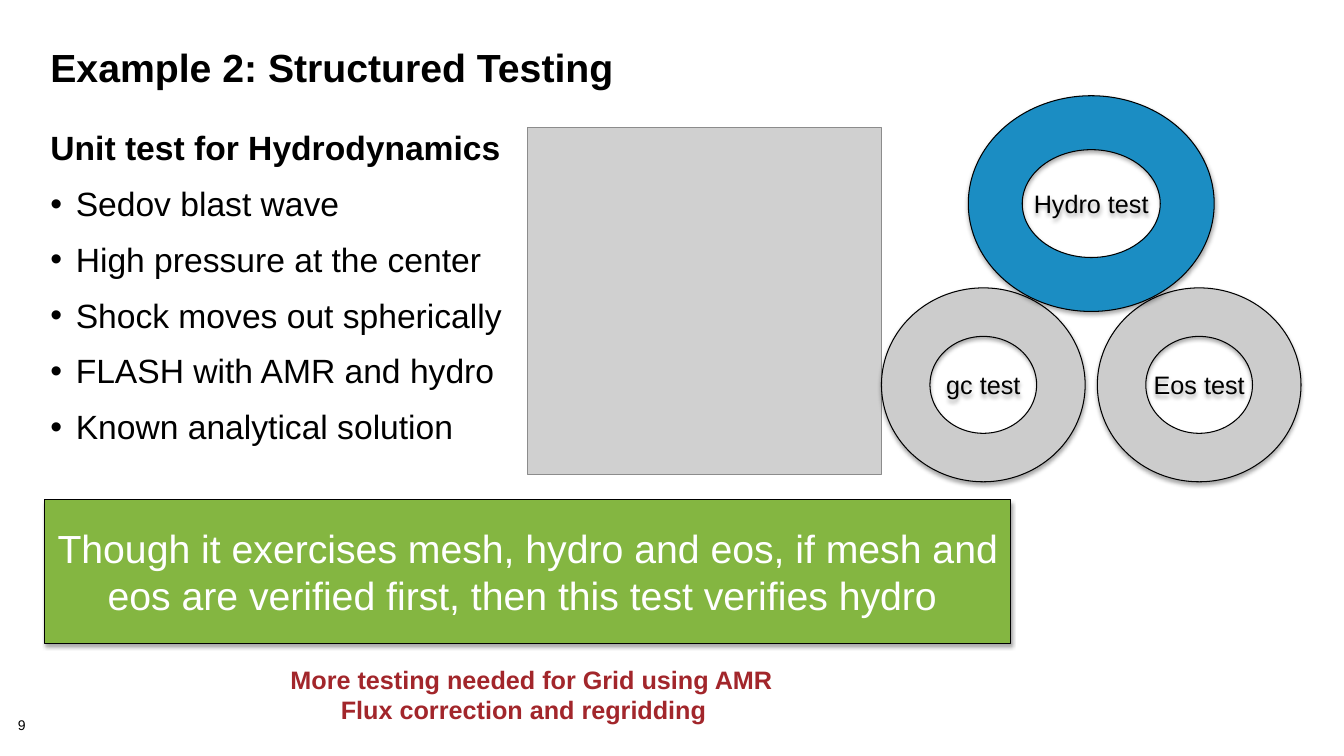
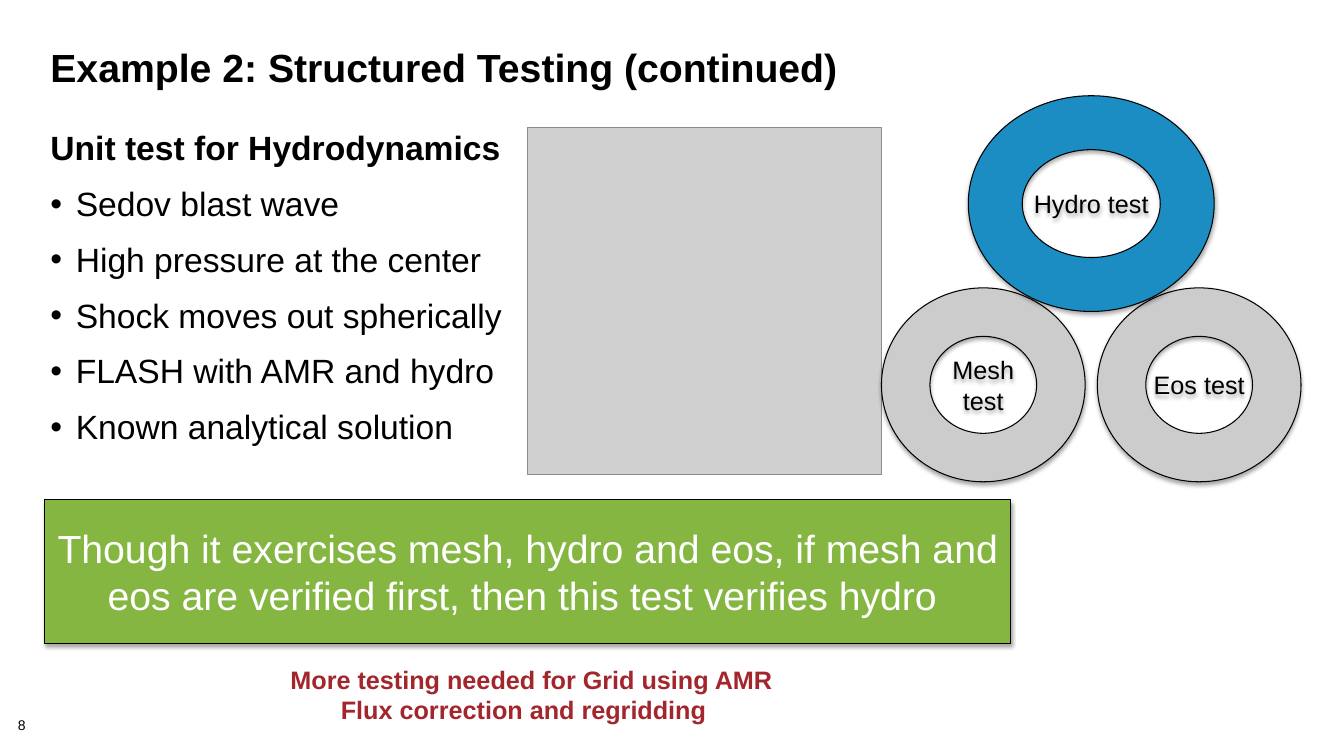
Before and after one commit to bssw-tutorial/presentations, a slide deck: slide 8 of final-presentations/2021-04-12-ecpam/03-testing2.pptx (slide 9 before the commit). Drawn at 1344x756 pixels with LibreOffice and Linux fonts; fonts in the diff are those of the drawing; grey boxes stand for pictures; background and template pictures are left out. Boxes give left, top, right and bottom in pixels: in the first picture for what was removed or moved away, otherwise in the second. Text is boxed around its words. In the diff, an @@ line names an element or a change of style, - is before the commit and + after.

Commit message:
Near-final Testing2 (hopefully)

```diff
--- a/final-presentations/2021-04-12-ecpam/03-testing2.pptx
+++ b/final-presentations/2021-04-12-ecpam/03-testing2.pptx
@@ title at box(50, 53, 837, 90): text changed @@
-Example 2: Structured Testing
+Example 2: Structured Testing (continued)
@@ text in donut at box(952, 361, 1014, 411): text changed @@
-gc test
+Mesh
+test
```
Also in this commit, not shown: 5 other slides changed, 1 slide removed.
